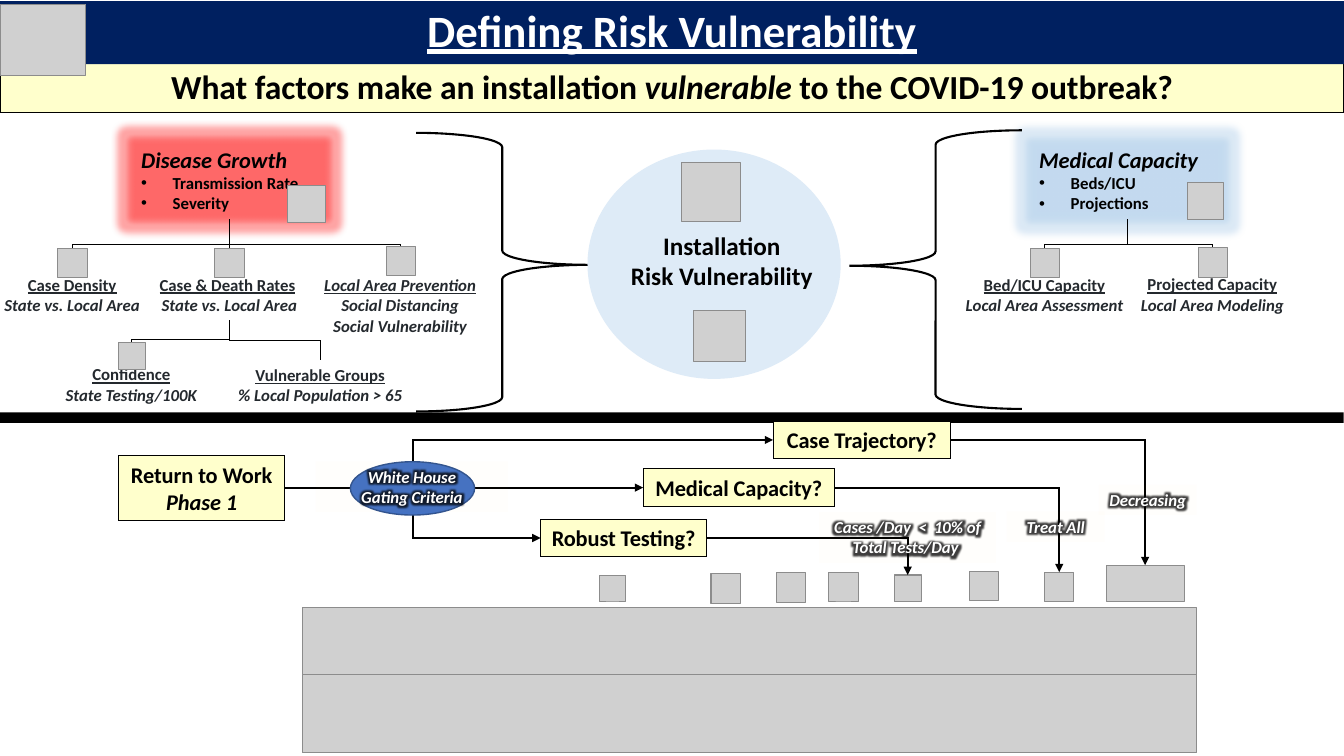
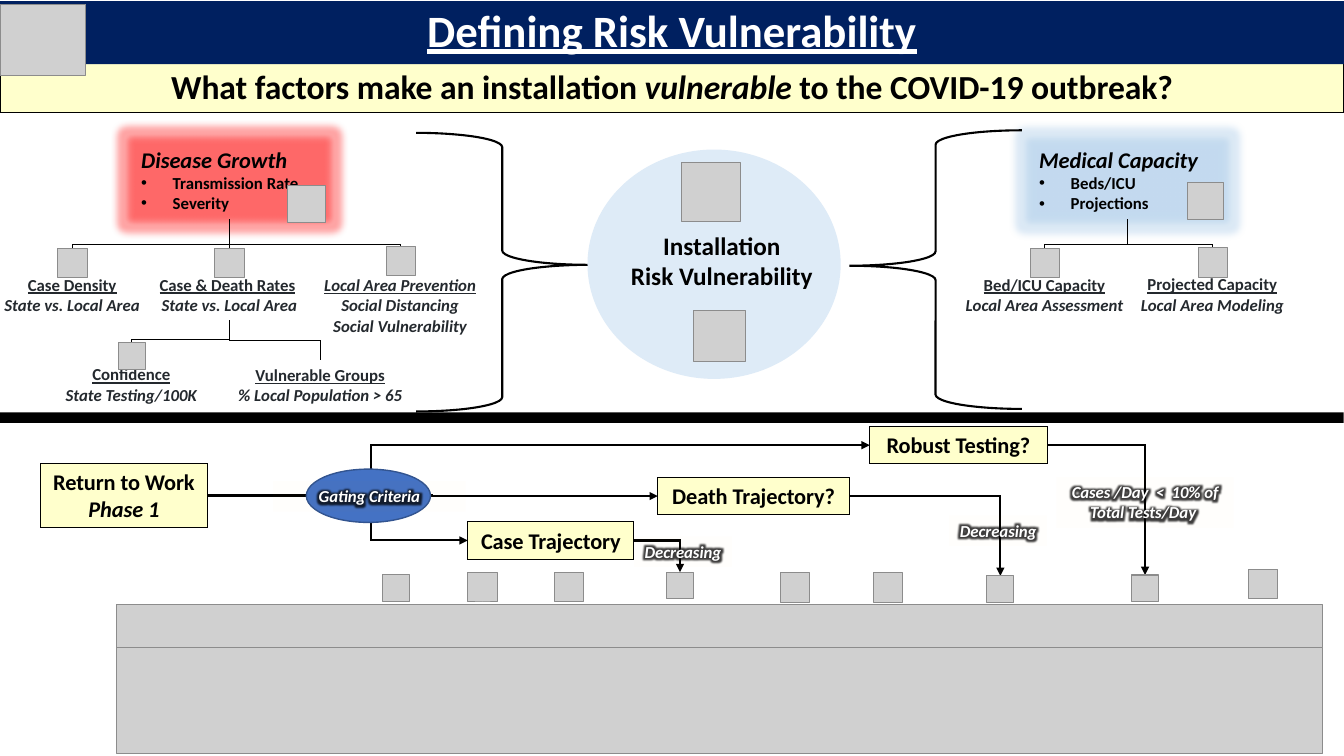
Before and after one commit to JCCriv76/RIVAL, a slide deck: slide 3 of Documentation/RIVAL Output.pptx. Drawn at 1344x756 pixels with LibreOffice and Linux fonts; fonts in the diff are those of the drawing; grey boxes stand for pictures. Boxes give left, top, right and bottom in pixels: in the first picture for what was removed or moved away, otherwise in the second. Text is boxed around its words. In the diff, an @@ line names an element or a change of style, - is before the commit and + after.

```diff
--- a/Documentation/RIVAL Output.pptx
+++ b/Documentation/RIVAL Output.pptx
@@ elbow arrow moved from (285, 488) - (773, 441) to (207, 496) - (870, 446) @@
@@ rectangle "Robust Testing?": place and size @@
-rectangle "Robust Testing?" at box(540, 519, 707, 557)
+rectangle "Robust Testing?" at box(870, 426, 1048, 464)
@@ elbow arrow moved from (951, 441) - (1145, 566) to (1048, 446) - (1145, 575) @@
@@ rectangle "Return to Work": place and size @@
-rectangle "Return to Work" at box(119, 456, 285, 520)
+rectangle "Return to Work" at box(41, 464, 208, 528)
@@ ellipse: place and size @@
-ellipse at box(351, 462, 475, 515)
+ellipse at box(307, 469, 431, 522)
@@ text at box(368, 469, 456, 487): paragraph removed @@
-    White House
@@ rectangle "Death Trajectory?": place and size @@
-rectangle "Death Trajectory?" at box(643, 469, 835, 506)
+rectangle "Death Trajectory?" at box(658, 478, 850, 515)
@@ text "Cases /Day < 10% of ...": place and size @@
-text "Cases /Day < 10% of ..." at box(834, 520, 981, 558)
+text "Cases /Day < 10% of ..." at box(1072, 485, 1218, 523)
@@ elbow arrow moved from (285, 488) - (540, 538) to (207, 496) - (468, 540) @@
@@ elbow arrow moved from (285, 488) - (643, 488) to (207, 496) - (658, 496) @@
@@ text "Gating Criteria": place and size @@
-text "Gating Criteria" at box(361, 469, 463, 507)
+text "Gating Criteria" at box(319, 489, 420, 507)
@@ text in rectangle at box(672, 488, 835, 508): text changed @@
-    Medical Capacity?
+    Death Trajectory?
@@ elbow arrow moved from (835, 488) - (1060, 573) to (850, 496) - (1000, 576) @@
@@ rectangle "Case Trajectory": place and size @@
-rectangle "Case Trajectory" at box(773, 421, 951, 459)
+rectangle "Case Trajectory" at box(468, 522, 634, 560)
@@ text in rectangle at box(481, 533, 621, 553): text changed @@
-    Case Trajectory?
+    Case Trajectory
@@ text "Decreasing": place and size @@
-text "Decreasing" at box(1109, 492, 1185, 510)
+text "Decreasing" at box(645, 544, 721, 562)
@@ text added at box(960, 523, 1036, 541), 12 pt, text #FFFFFF, bold, italic @@
+    Decreasing
@@ text removed at box(1027, 519, 1084, 537) @@
-    Treat All
@@ elbow arrow moved from (707, 538) - (908, 575) to (634, 540) - (681, 573) @@
@@ picture removed at box(1106, 566, 1184, 602) @@
@@ picture: place and size @@
-picture at box(599, 576, 626, 603)
+picture at box(383, 575, 410, 602)
@@ picture: place and size @@
-picture at box(711, 574, 740, 603)
+picture at box(468, 573, 497, 602)
@@ picture: place and size @@
-picture at box(776, 573, 806, 602)
+picture at box(555, 573, 584, 602)
@@ picture: place and size @@
-picture at box(894, 575, 922, 602)
+picture at box(666, 573, 694, 600)
@@ picture: place and size @@
-picture at box(829, 573, 858, 602)
+picture at box(780, 573, 810, 602)
@@ picture added at box(873, 573, 902, 602) @@
@@ picture added at box(987, 576, 1014, 603) @@
@@ picture removed at box(1045, 573, 1074, 602) @@
@@ picture added at box(1132, 575, 1159, 602) @@
@@ picture: place and size @@
-picture at box(969, 572, 998, 601)
+picture at box(1249, 570, 1278, 599)
@@ picture added at box(117, 605, 1324, 649) @@
@@ picture removed at box(302, 607, 1198, 675) @@
@@ picture: place and size @@
-picture at box(302, 673, 1198, 753)
+picture at box(117, 647, 1324, 753)
```
Also in this commit, not shown: 3 other slides changed, 6 slides removed, 8 other files.
